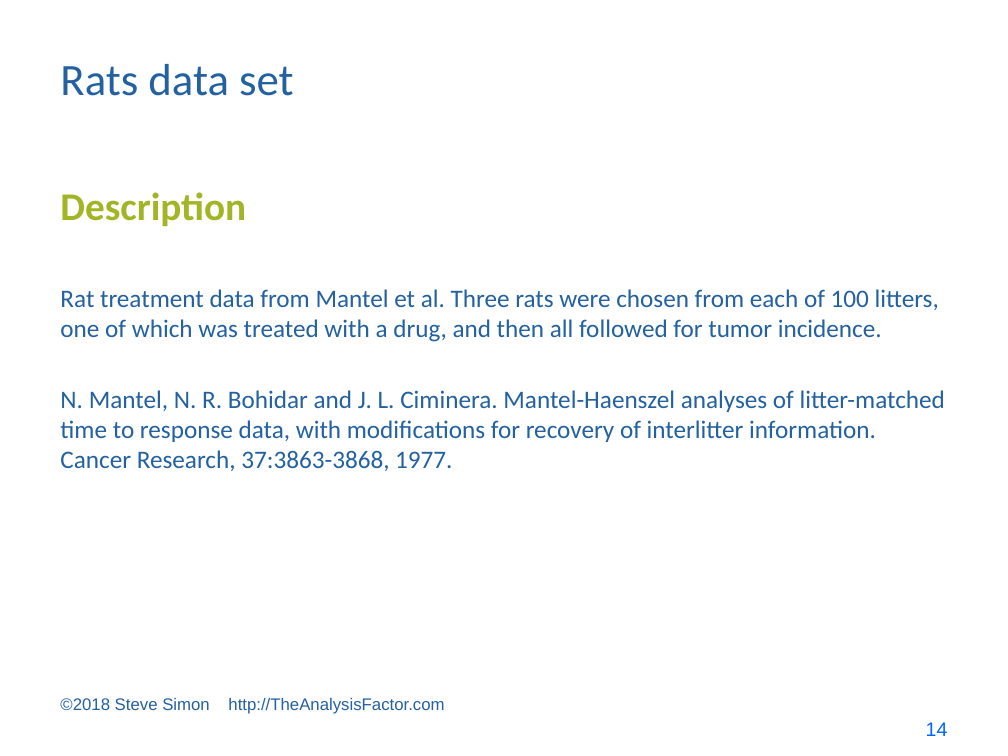
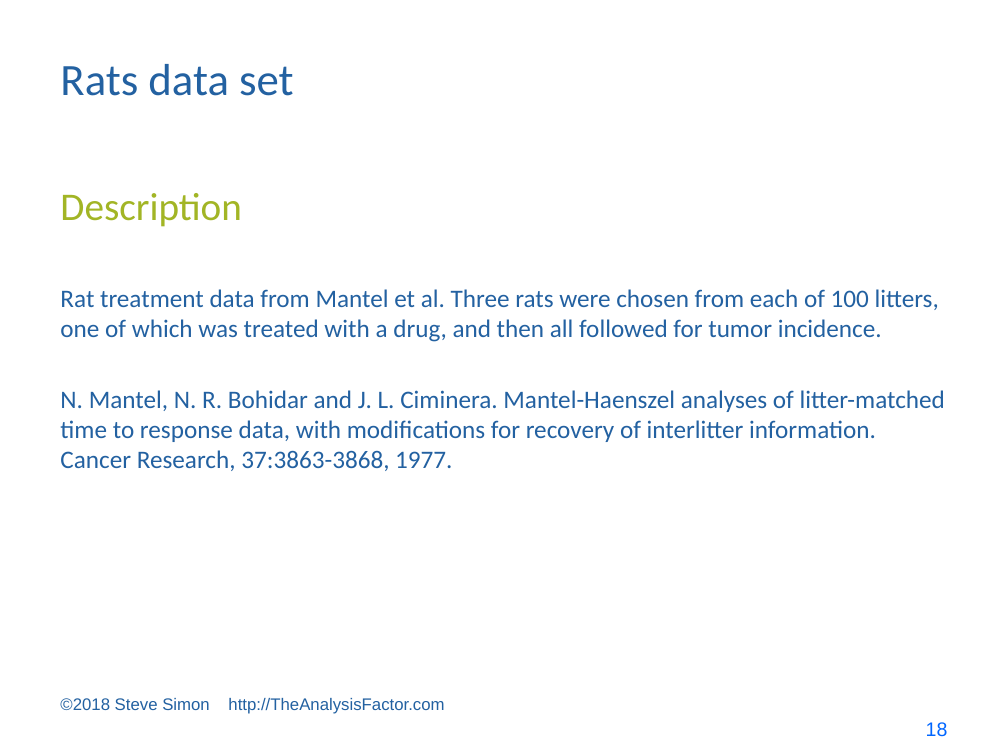
Before and after one commit to pmean/survival-models, a slide deck: slide 18 of bin/survival lecture 7.pptx (slide 14 before the commit). Drawn at 1008x756 pixels with LibreOffice and Linux fonts; fonts in the diff are those of the drawing. Boxes give left, top, right and bottom in pixels: in the first picture for what was removed or moved away, otherwise in the second. Text is boxed around its words. In the diff, an @@ line names an element or a change of style, - is before the commit and + after.

```diff
--- a/bin/survival lecture 7.pptx
+++ b/bin/survival lecture 7.pptx
@@ text "Description" at bbox=[60, 193, 241, 227]: bold off @@
@@ page number at bbox=[926, 722, 948, 737]: text changed @@
-14
+18
```
Also in this commit, not shown: 4 other slides changed, 19 slides added, 4 other files.
